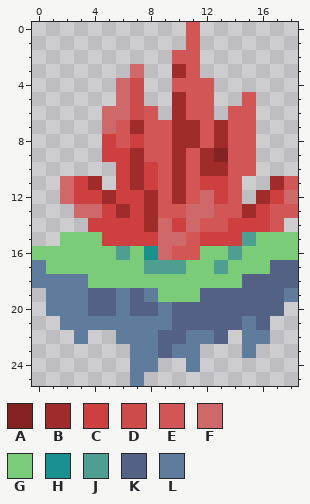
Two versions of one pixel-art sprite, assets/gros_cristal.png. The picture above was drawn from the file before the commit.
Rulers count pixels.
Palette (. is transparent): A #852222  B #a02b2b  C #ce3f3f  D #ce4b4b  E #d25656  F #cf6969  G #7bcc79  H #1a9191  J #4e9f92  K #526184  L #607c9c
Pixels before, first column x 0:
 0 ...........E.......
 1 ...........E.......
 2 ..........EE.......
 3 .......F..BE.......
 4 ......FD..EEE......
 5 ......FD..BEE..E...
 6 .....FFDE.BEE.EE...
 7 .....FEBEEBBEBEE...
 8 .....CECEEBBEBEE...
 9 .....CCBEEBEBAEE...
10 ......CBCEBEBBEE...
11 ..FCB.CBCEBECCE..BE
12 ..FCCBCCBEBEFCE.BCF
13 ...FFCBCBEEFFEEBCEE
14 ....CCCCBFCFEECCCE.
15 ..GGGCCCCFFECCCJGGG
16 GGGGGGJGHFEEGGJGGGG
17 LGGGGGGGJJJGGJGGGKK
18 LLLLGGGGGGGGGGGKKKK
19 .LLLKKLKLGGGKKKKKKL
20 .LLLKKLKKLKKKKKKKK.
21 ..LLLLLLLLKKKKKLK..
22 ...L..LLLKKLLK.LL..
23 .......LLKLL...L...
24 .......LL..L.......
25 .......L...........
The result:
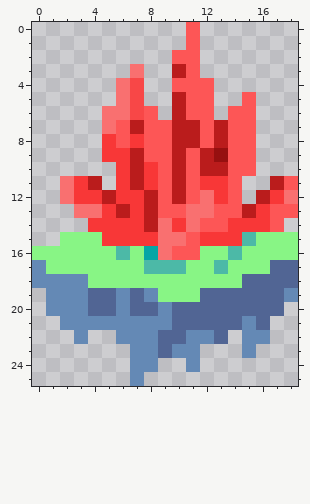
The exact change:
{"change": "file 19x26 -> 38x52 pixels (blocks of 1x1 -> 2x2; one block is one cell here)"}
{"colour":"A","old":"#852222","new":"#961010"}
{"colour":"B","old":"#a02b2b","new":"#ba1c1c"}
{"colour":"C","old":"#ce3f3f","new":"#f83737"}
{"colour":"D","old":"#ce4b4b","new":"#f84747"}
{"colour":"E","old":"#d25656","new":"#fd5656"}
{"colour":"F","old":"#cf6969","new":"#f97070"}
{"colour":"G","old":"#7bcc79","new":"#88f585"}
{"colour":"H","old":"#1a9191","new":"#05a6a6"}
{"colour":"J","old":"#4e9f92","new":"#4cb9a7"}
{"colour":"K","old":"#526184","new":"#516594"}
{"colour":"L","old":"#607c9c","new":"#6489b5"}
{"label":"changed","picture_box":[32,22,298,386]}
